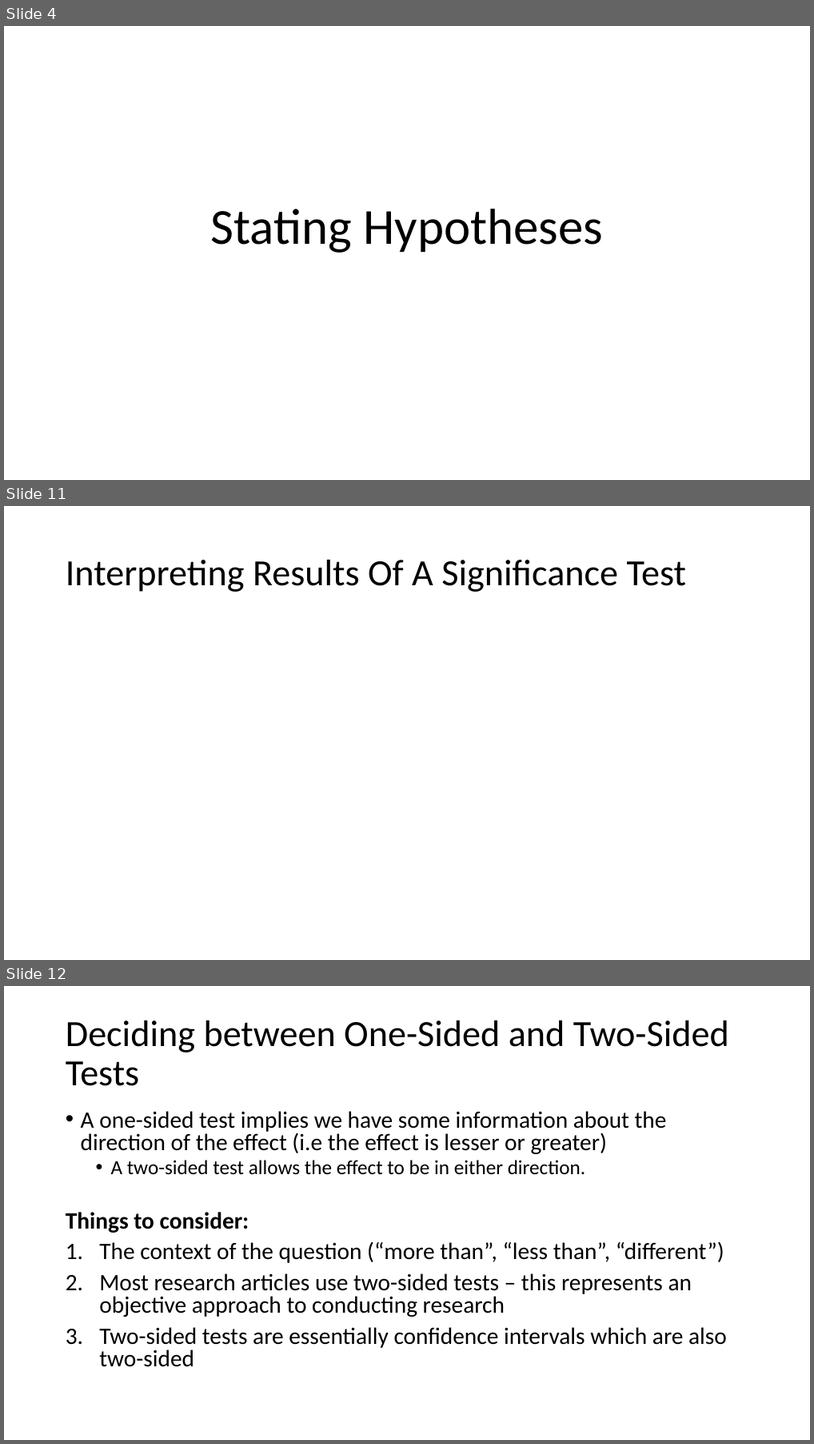
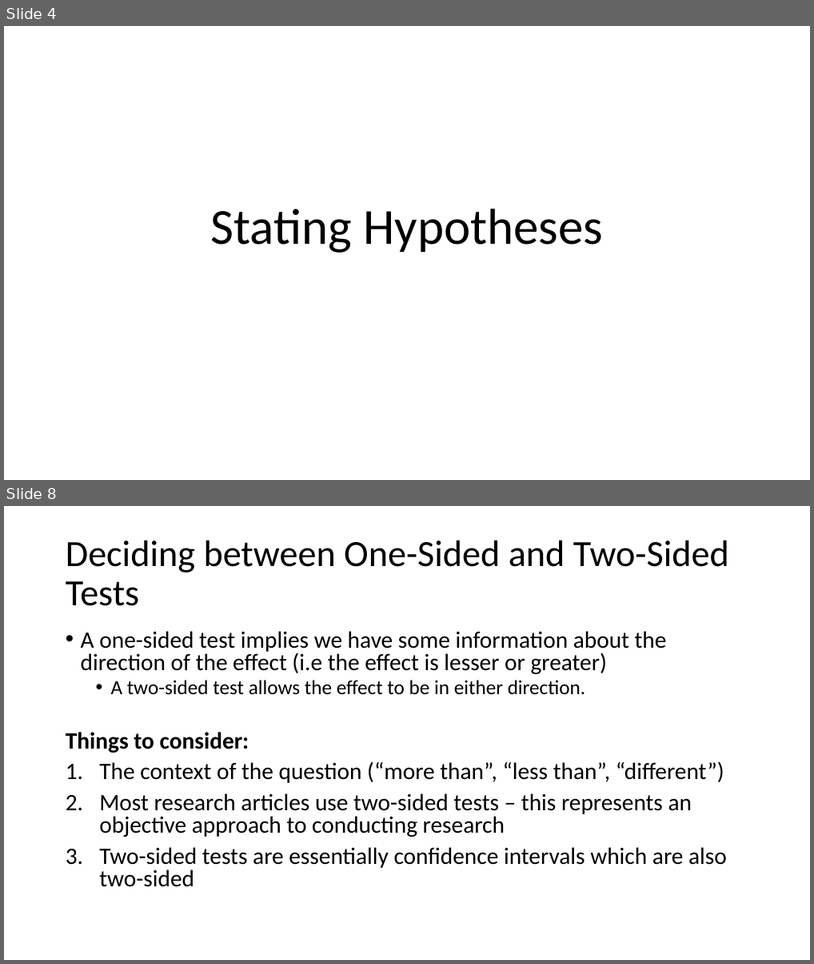
Before and after one commit to Jarred6068/Kvamme_UI_STAT251, a slide deck: docs/lecture_slides/Week 12/Week12_Lecture22_Slides_3_27_2024.pptx. Shown one above the other, each under a label of ours: slides 4, 11 and 12 before the commit, slides 4 and 8 after it; the slides between them are not shown. The pictures are 814x1444 and 814x964 pixels, drawn with LibreOffice and Linux fonts; fonts in the diff are those of the drawing; grey boxes stand for pictures. Boxes give left, top, right and bottom in pixels: in the first picture for what was removed or moved away, otherwise in the second. Text is boxed around its words. In the diff, an @@ line names an element or a change of style, - is before the commit and + after.

```diff
--- a/docs/lecture_slides/Week 12/Week12_Lecture22_Slides_3_27_2024.pptx
+++ b/docs/lecture_slides/Week 12/Week12_Lecture22_Slides_3_27_2024.pptx
@@ slide 11 removed at box(4, 506, 810, 960), background #FFFFFF @@
@@ title removed at box(66, 560, 686, 592) @@
-Interpreting Results Of A Significance Test
@@ what was slide 12 is now slide 8 @@
```
Also in this commit, not shown: 6 slides changed, 5 slides added, 1 other slide removed, 6 other files.
